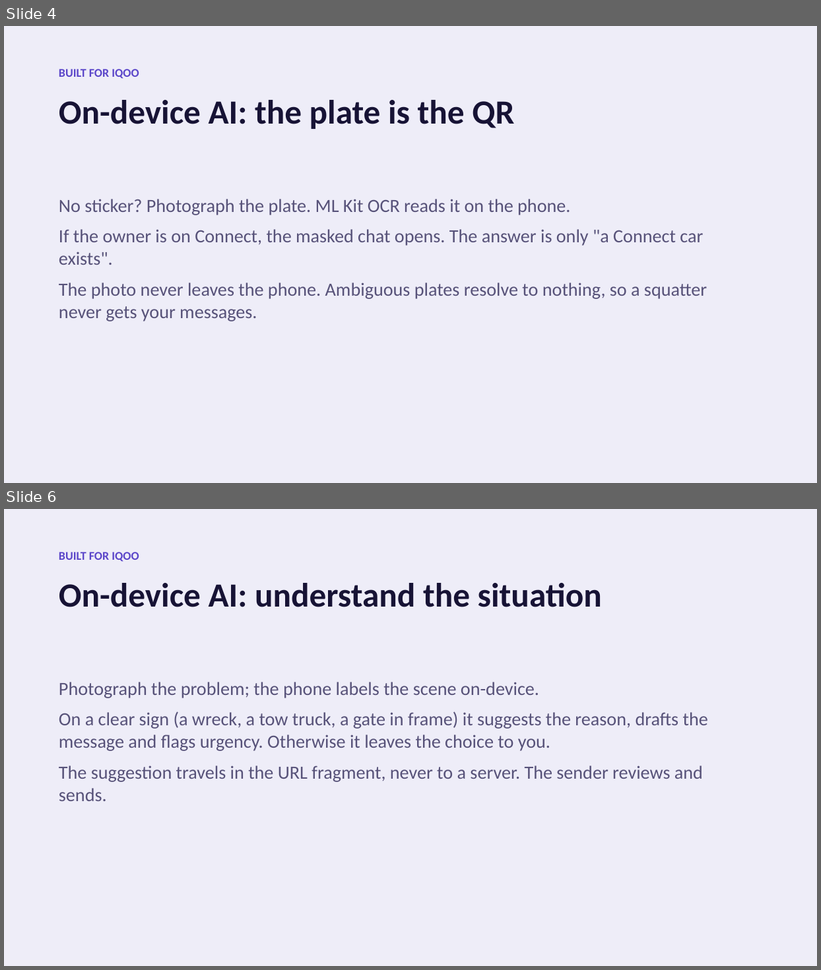
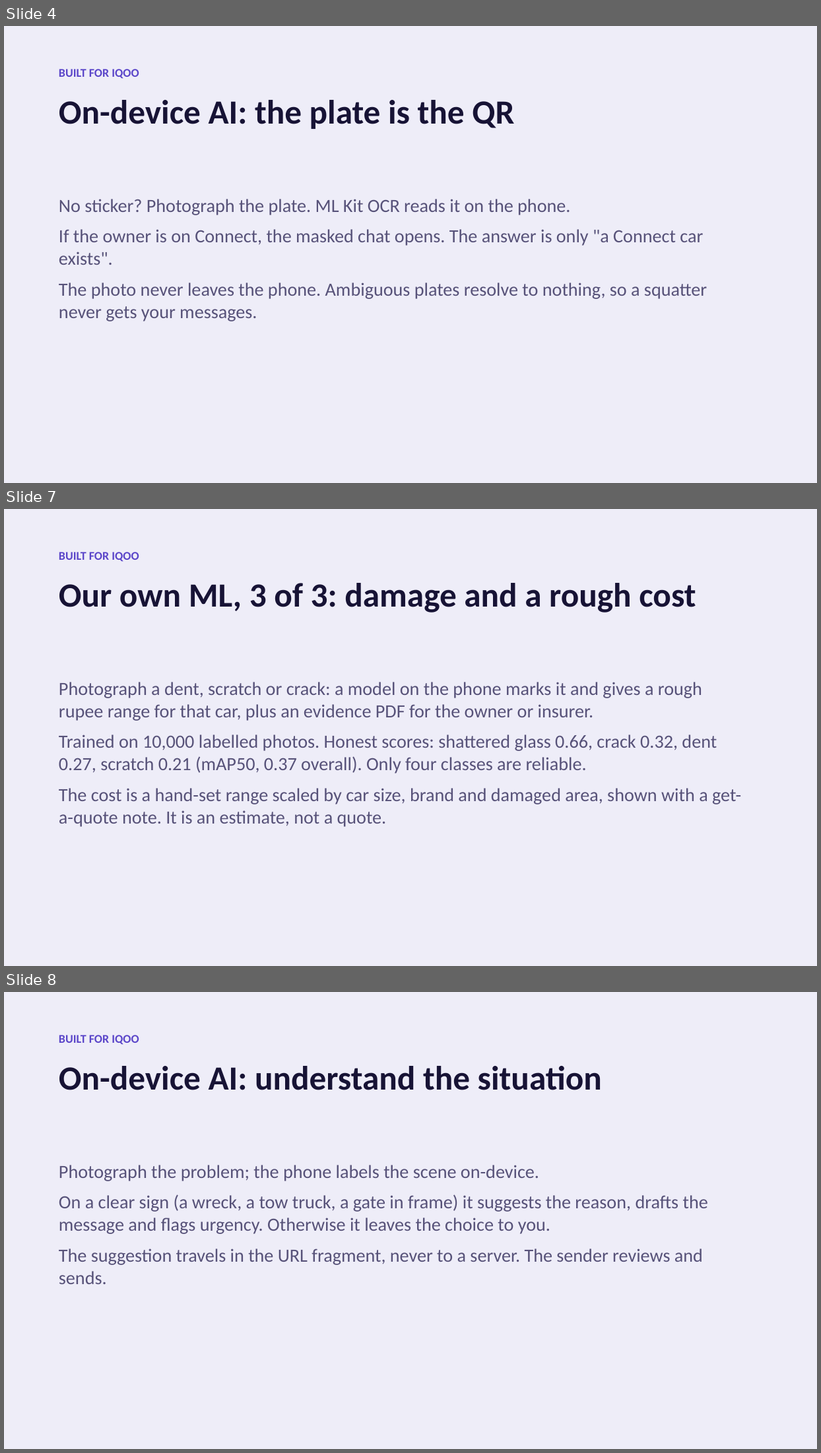
Before and after one commit to nikhilcherry/connect, a slide deck: docs/connect-iqoo-deck.pptx. Shown one above the other, each under a label of ours: slides 4 and 6 before the commit, slides 4, 7 and 8 after it; the slides between them are not shown. The pictures are 821x970 and 821x1453 pixels, drawn with LibreOffice and Linux fonts; fonts in the diff are those of the drawing. Boxes give left, top, right and bottom in pixels: in the first picture for what was removed or moved away, otherwise in the second. Text is boxed around its words. In the diff, an @@ line names an element or a change of style, - is before the commit and + after.

Commit message:
Deck: three slides for our own models with the real measured results

```diff
--- a/docs/connect-iqoo-deck.pptx
+++ b/docs/connect-iqoo-deck.pptx
@@ slide 7 added at (4,509,817,966), background #FFFFFF @@
@@ rectangle added at (4,509,817,966), fill #EEEDF8 @@
@@ text added at (59,552,139,562), 14 pt, text #5A45C9, bold @@
+BUILT FOR IQOO
@@ text added at (59,583,696,613), 40 pt, text #171335, bold @@
+Our own ML, 3 of 3: damage and a rough cost
@@ text added at (59,682,741,827), 22 pt, text #575279 @@
+Photograph a dent, scratch or crack: a model on the phone marks it and gives a rough rupee range for that car, plus an evidence PDF for the owner or insurer.
+Trained on 10,000 labelled photos. Honest scores: shattered glass 0.66, crack 0.32, dent 0.27, scratch 0.21 (mAP50, 0.37 overall). Only four classes are reliable.
+The cost is a hand-set range scaled by car size, brand and damaged area, shown with a get-a-quote note. It is an estimate, not a quote.
@@ what was slide 6 is now slide 8 @@
```
Also in this commit, not shown: 2 slides changed, 1 other slide added.
